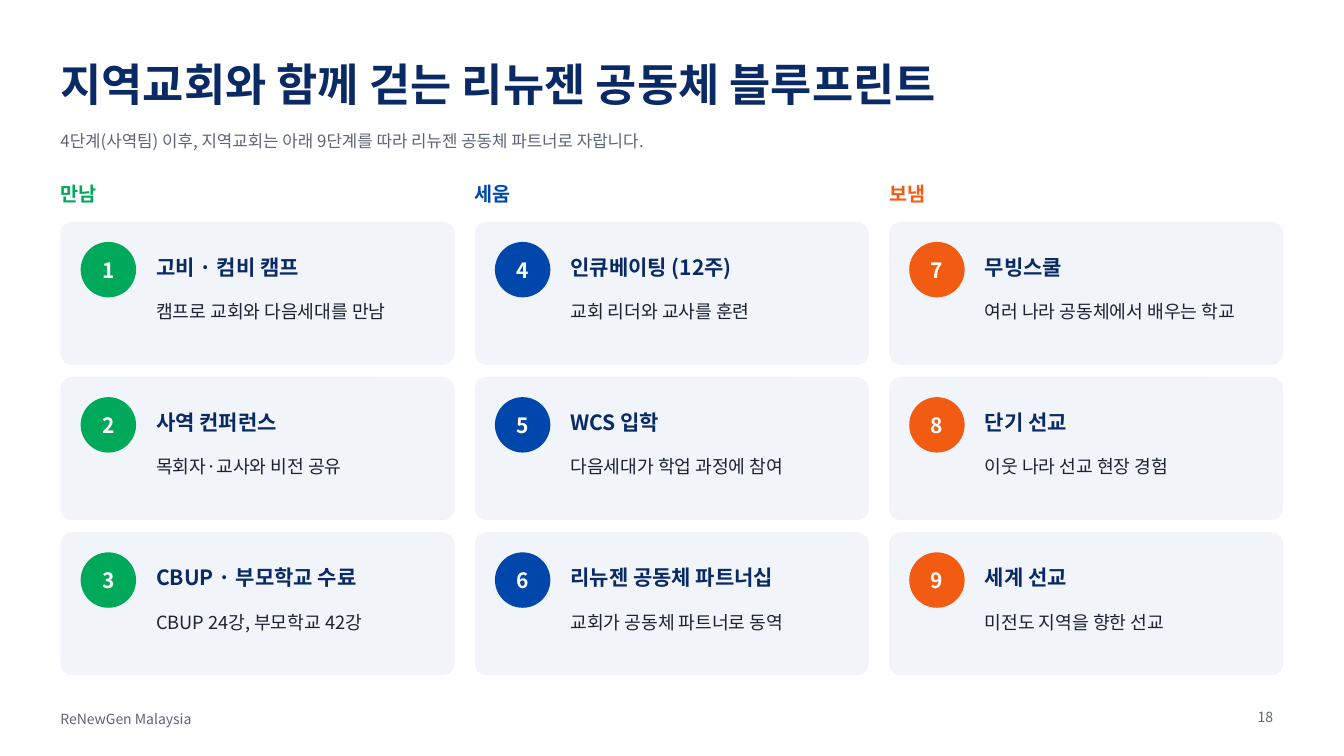
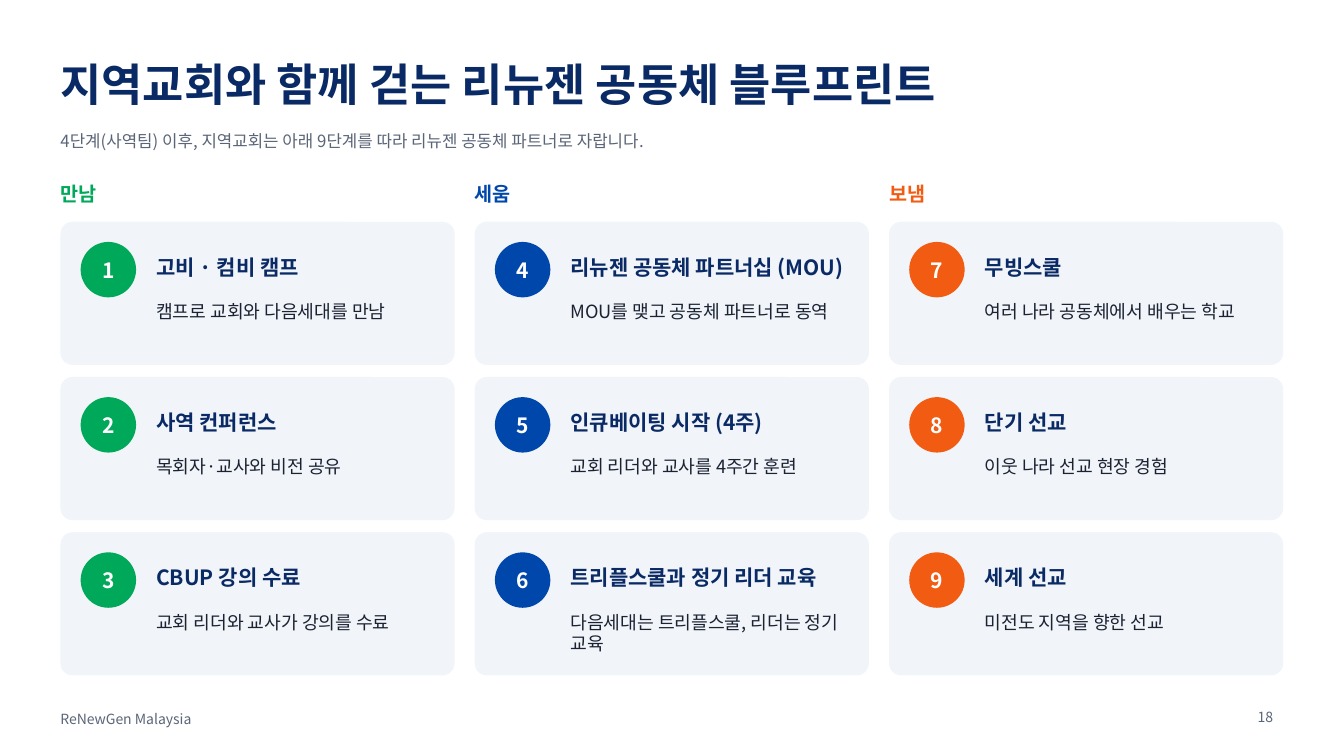
Before and after one commit to ChampionJohan/Johan, a slide deck: slide 18 of renewgen-malaysia/ReNewGen_Malaysia_KO.pptx. Drawn at 1344x756 pixels with LibreOffice and Linux fonts; fonts in the diff are those of the drawing. Boxes give left, top, right and bottom in pixels: in the first picture for what was removed or moved away, otherwise in the second. Text is boxed around its words. In the diff, an @@ line names an element or a change of style, - is before the commit and + after.

```diff
--- a/renewgen-malaysia/ReNewGen_Malaysia_KO.pptx
+++ b/renewgen-malaysia/ReNewGen_Malaysia_KO.pptx
@@ text at box(570, 257, 844, 279): text changed @@
-인큐베이팅 (12주)
+리뉴젠 공동체 파트너십 (MOU)
@@ text at box(570, 303, 828, 320): text changed @@
-교회 리더와 교사를 훈련
+MOU를 맺고 공동체 파트너로 동역
@@ text at box(570, 412, 763, 434): text changed @@
-WCS 입학
+인큐베이팅 시작 (4주)
@@ text at box(570, 457, 797, 475): text changed @@
-다음세대가 학업 과정에 참여
+교회 리더와 교사를 4주간 훈련
@@ text at box(156, 567, 301, 587): text changed @@
-CBUP · 부모학교 수료
+CBUP 강의 수료
@@ text at box(570, 567, 817, 587): text changed @@
-리뉴젠 공동체 파트너십
+트리플스쿨과 정기 리더 교육
@@ text at box(156, 614, 389, 631): text changed @@
-CBUP 24강, 부모학교 42강
+교회 리더와 교사가 강의를 수료
@@ text at box(570, 614, 838, 652): text changed @@
-교회가 공동체 파트너로 동역
+다음세대는 트리플스쿨, 리더는 정기 교육
```
Also in this commit, not shown: 4 other slides changed, 9 other files.
